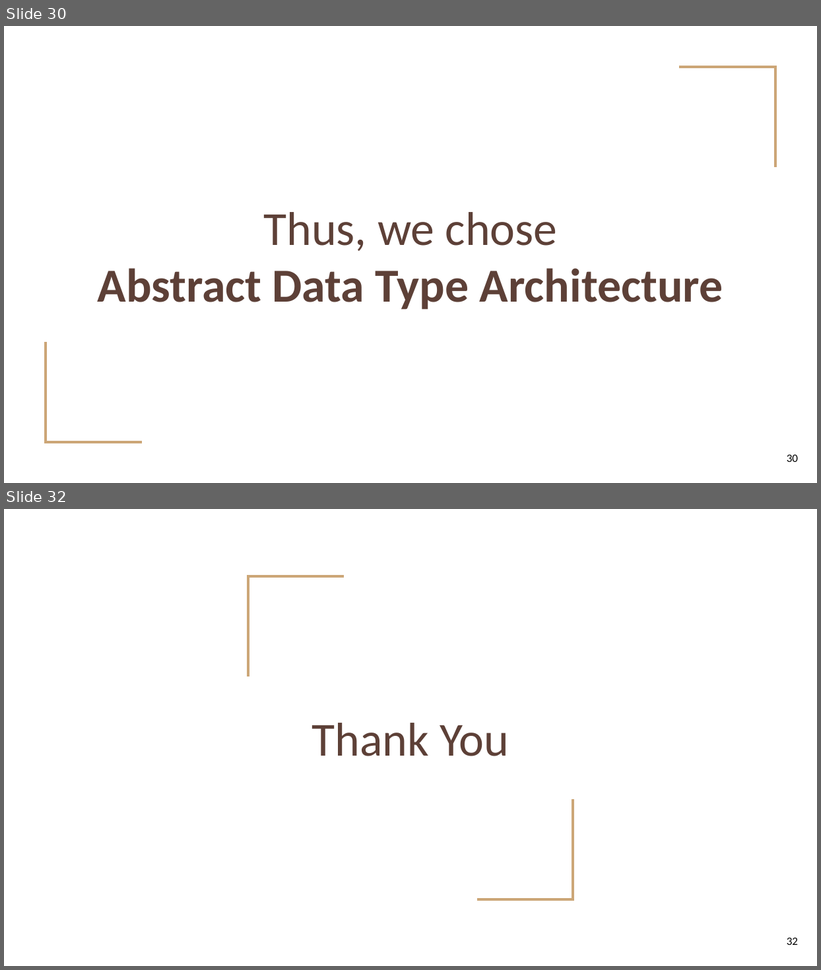
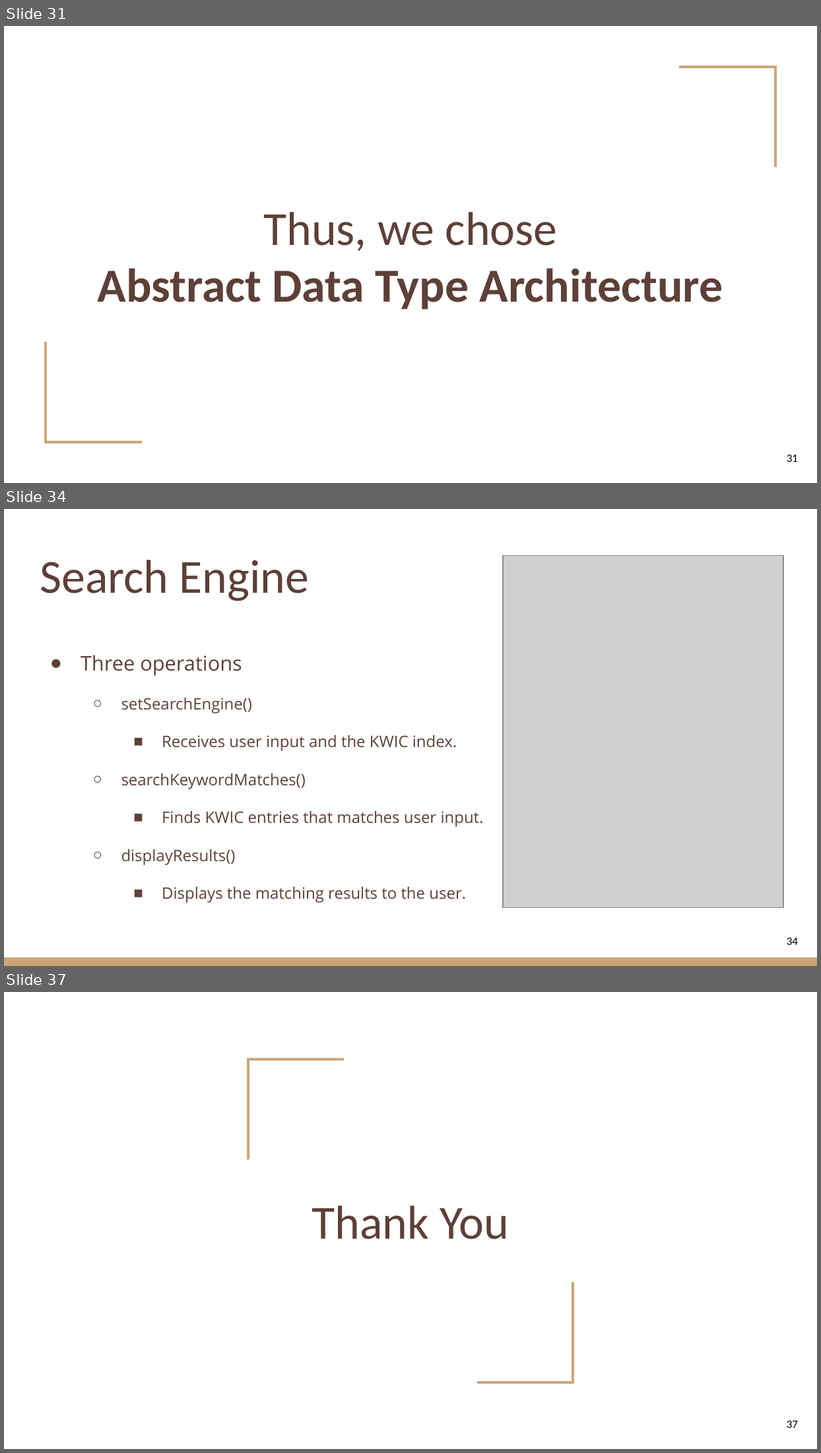
Before and after one commit to sinamoghtased/advanced-sw-prjct, a slide deck: search-engine/docs/Quickdex.pptx. Shown one above the other, each under a label of ours: slides 30 and 32 before the commit, slides 31, 34 and 37 after it; the slides between them are not shown. The pictures are 821x970 and 821x1453 pixels, drawn with LibreOffice and Linux fonts; fonts in the diff are those of the drawing; grey boxes stand for pictures. Boxes give left, top, right and bottom in pixels: in the first picture for what was removed or moved away, otherwise in the second. Text is boxed around its words. In the diff, an @@ line names an element or a change of style, - is before the commit and + after.

Commit message:
Presentation updated

```diff
--- a/search-engine/docs/Quickdex.pptx
+++ b/search-engine/docs/Quickdex.pptx
@@ slide 34 added at (4,509,817,966), background #FFFFFF @@
@@ title added at (40,560,310,601), 42 pt, text #5D4037 @@
+Search Engine
@@ picture added at (503,555,783,908) @@
@@ text added at (81,655,484,903), 14 pt, text #5D4037 @@
+● Three operations
+  ○ setSearchEngine()
+    ■ Receives user input and the KWIC index.
+  ○ searchKeywordMatches()
+    ■ Finds KWIC entries that matches user input.
+  ○ displayResults()
+    ■ Displays the matching results to the user.
@@ page number added at (787,938,798,945), 10 pt, text #000000 @@
+34
@@ rectangle added at (4,958,817,966), fill #CCA677 @@
@@ what was slide 30 is now slide 31 @@
@@ page number at (787,455,798,462): text changed @@
-30
+31
@@ what was slide 32 is now slide 37 @@
@@ page number at (787,1421,798,1428): text changed @@
-32
+37
```
Also in this commit, not shown: 1 slide changed, 4 other slides added.
